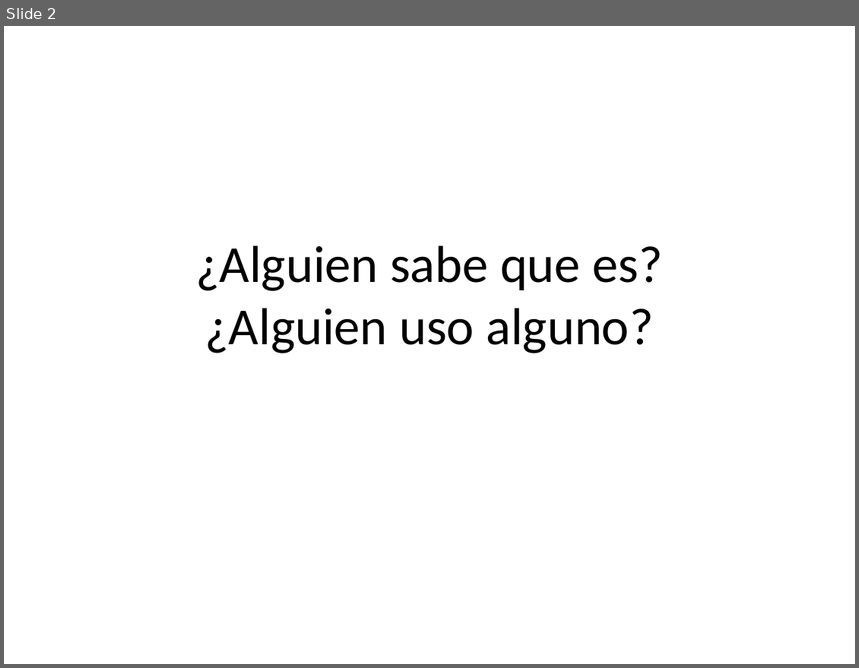
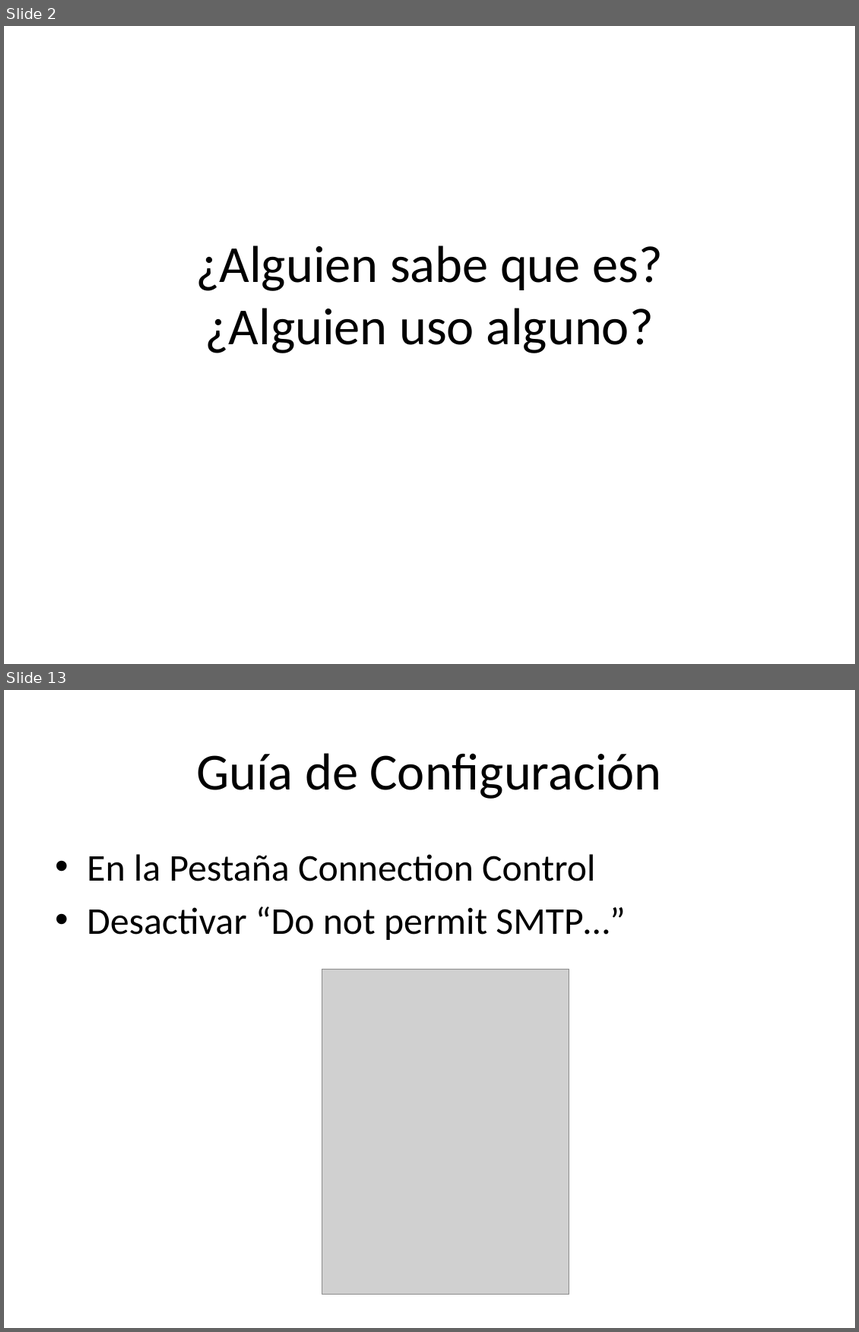
Before and after one commit to Unicen-Tuari/ProgramacionWeb2-2012, a slide deck: Clases/SMTP Server/Configuracion de un SMTP.pptx. Shown one above the other, each under a label of ours: slide 2 before the commit, slides 2 and 13 after it; the slides between them are not shown. The pictures are 859x668 and 859x1332 pixels, drawn with LibreOffice and Linux fonts; fonts in the diff are those of the drawing; grey boxes stand for pictures. Boxes give left, top, right and bottom in pixels: in the first picture for what was removed or moved away, otherwise in the second. Text is boxed around its words. In the diff, an @@ line names an element or a change of style, - is before the commit and + after.

Commit message:
Update Presetnacion Configuracion de un SMTP server

```diff
--- a/Clases/SMTP Server/Configuracion de un SMTP.pptx
+++ b/Clases/SMTP Server/Configuracion de un SMTP.pptx
@@ slide 13 added at (4, 690, 855, 1328), background #FFFFFF @@
@@ title added at (196, 753, 662, 799), 44 pt, text #000000 @@
+Guía de Configuración
@@ text added at (87, 854, 626, 940), 32 pt, text #000000 @@
+• En la Pestaña Connection Control
+• Desactivar “Do not permit SMTP…”
@@ picture added at (322, 969, 569, 1295) @@
```
Also in this commit, not shown: 1 slide changed, 19 other slides added, 33 slides removed, 1 other file.
